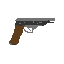
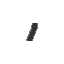
Layers edited between the first and the second 64 x 64 image:
added layer "Paint Layer 1" (1st of 2) above "Paint Layer 1" over <box>9,18,55,45</box>
hid "Paint Layer 1" (2nd of 2) over <box>9,18,55,45</box>
